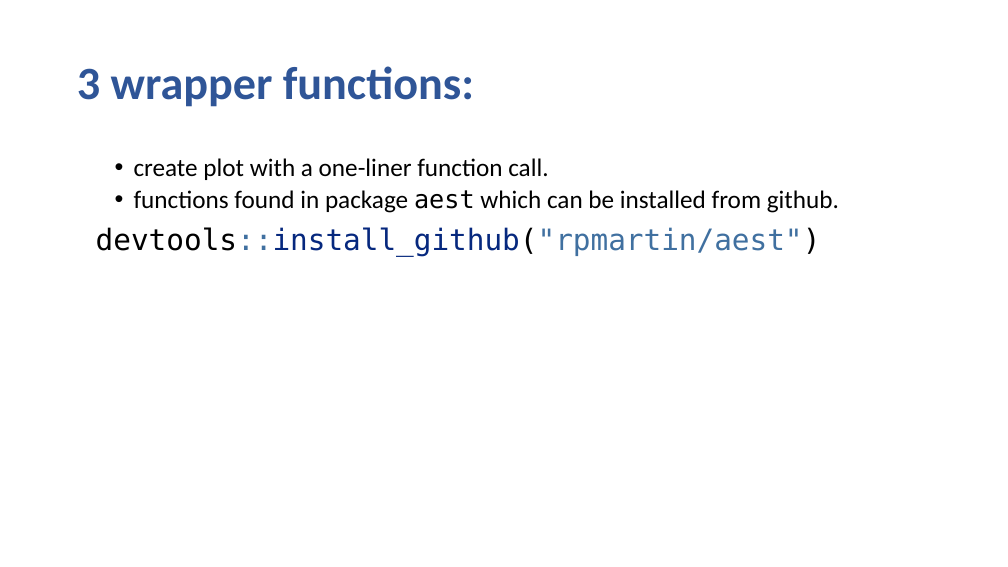
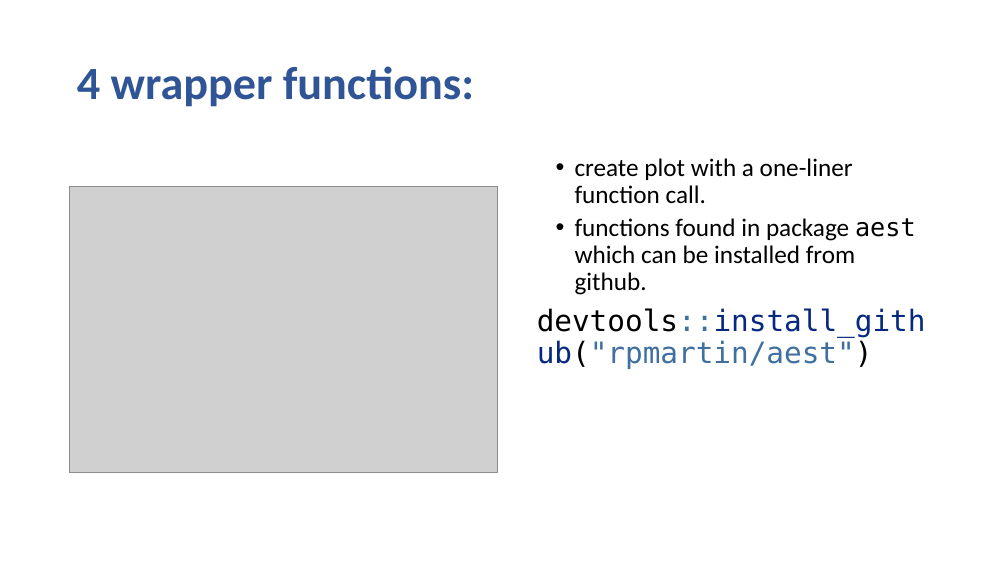
Before and after one commit to rpmartin/powerpoint, a slide deck: slide 2 of powerpoint2.pptx. Drawn at 1008x567 pixels with LibreOffice and Linux fonts; fonts in the diff are those of the drawing; grey boxes stand for pictures; background and template pictures are left out. Boxes give left, top, right and bottom in pixels: in the first picture for what was removed or moved away, otherwise in the second. Text is boxed around its words. In the diff, an @@ line names an element or a change of style, - is before the commit and + after.

```diff
--- a/powerpoint2.pptx
+++ b/powerpoint2.pptx
@@ title at (77,66,474,107): text changed @@
-3 wrapper functions:
+4 wrapper functions:
@@ text "create plot with a one-liner ..." rewrapped from (96,158,839,256) to (537,158,926,369) @@
@@ picture added at (70,187,498,473) @@
```
Also in this commit, not shown: 1 other slide changed, 1 slide added, 2 other files.
